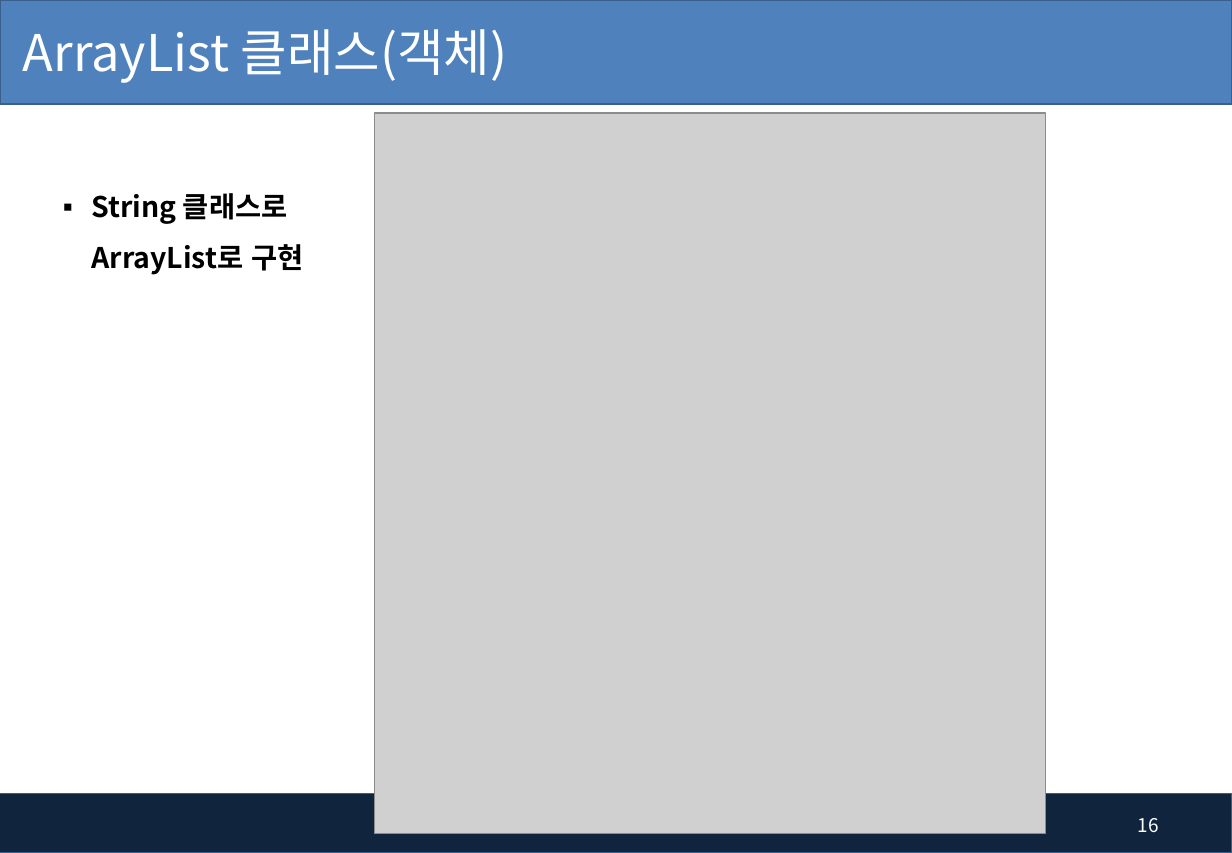
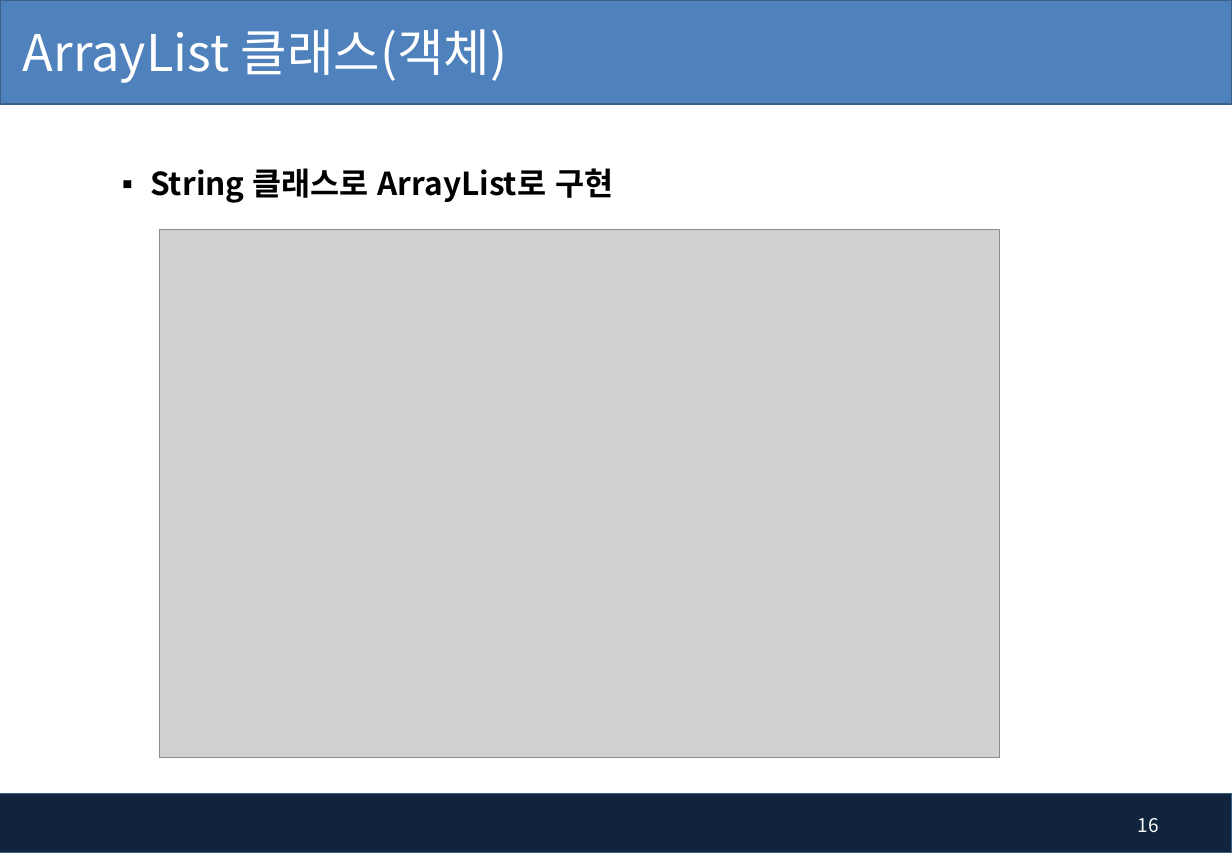
Before and after one commit to pshho/ngreen_project, a slide deck: slide 16 of javaWorks/자료/java_ppt/7장. 배열 객체와 ArrayList.pptx. Drawn at 1232x853 pixels with LibreOffice and Linux fonts; fonts in the diff are those of the drawing; grey boxes stand for pictures; background and template pictures are left out. Boxes give left, top, right and bottom in pixels: in the first picture for what was removed or moved away, otherwise in the second. Text is boxed around its words. In the diff, an @@ line names an element or a change of style, - is before the commit and + after.

```diff
--- a/javaWorks/자료/java_ppt/7장. 배열 객체와 ArrayList.pptx
+++ b/javaWorks/자료/java_ppt/7장. 배열 객체와 ArrayList.pptx
@@ text "String 클래스로 ArrayList로 구현": place and size @@
-text "String 클래스로 ArrayList로 구현" at [91, 193, 303, 275]
+text "String 클래스로 ArrayList로 구현" at [150, 168, 613, 203]
@@ text "String 클래스로 ArrayList로 구현" at [150, 168, 613, 203]: size 18 to 20 pt @@
@@ picture: place and size @@
-picture at [374, 113, 1047, 834]
+picture at [159, 230, 1000, 759]
```
Also in this commit, not shown: 8 other slides changed, 3 slides added, 24 other files.
